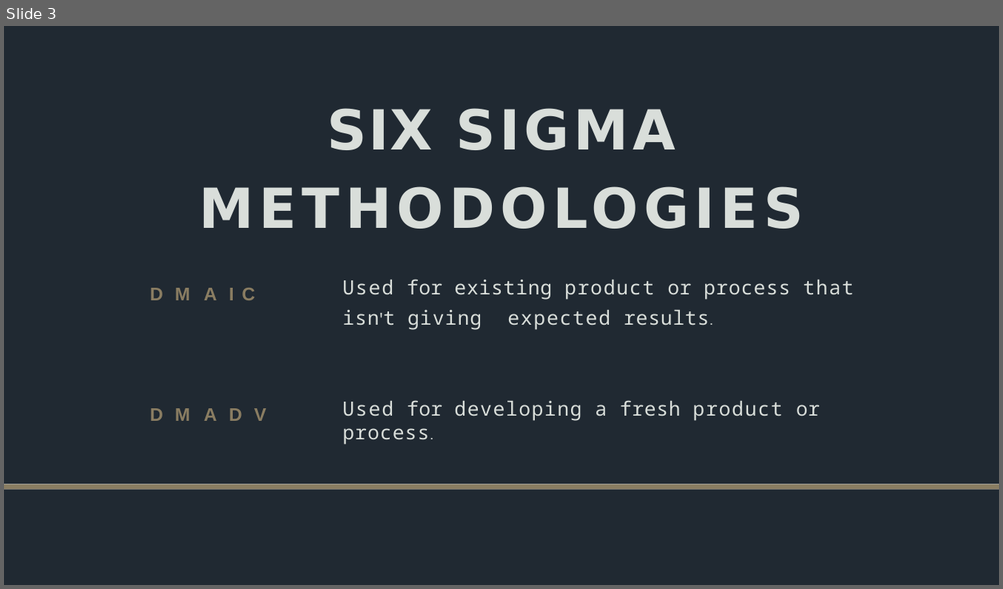
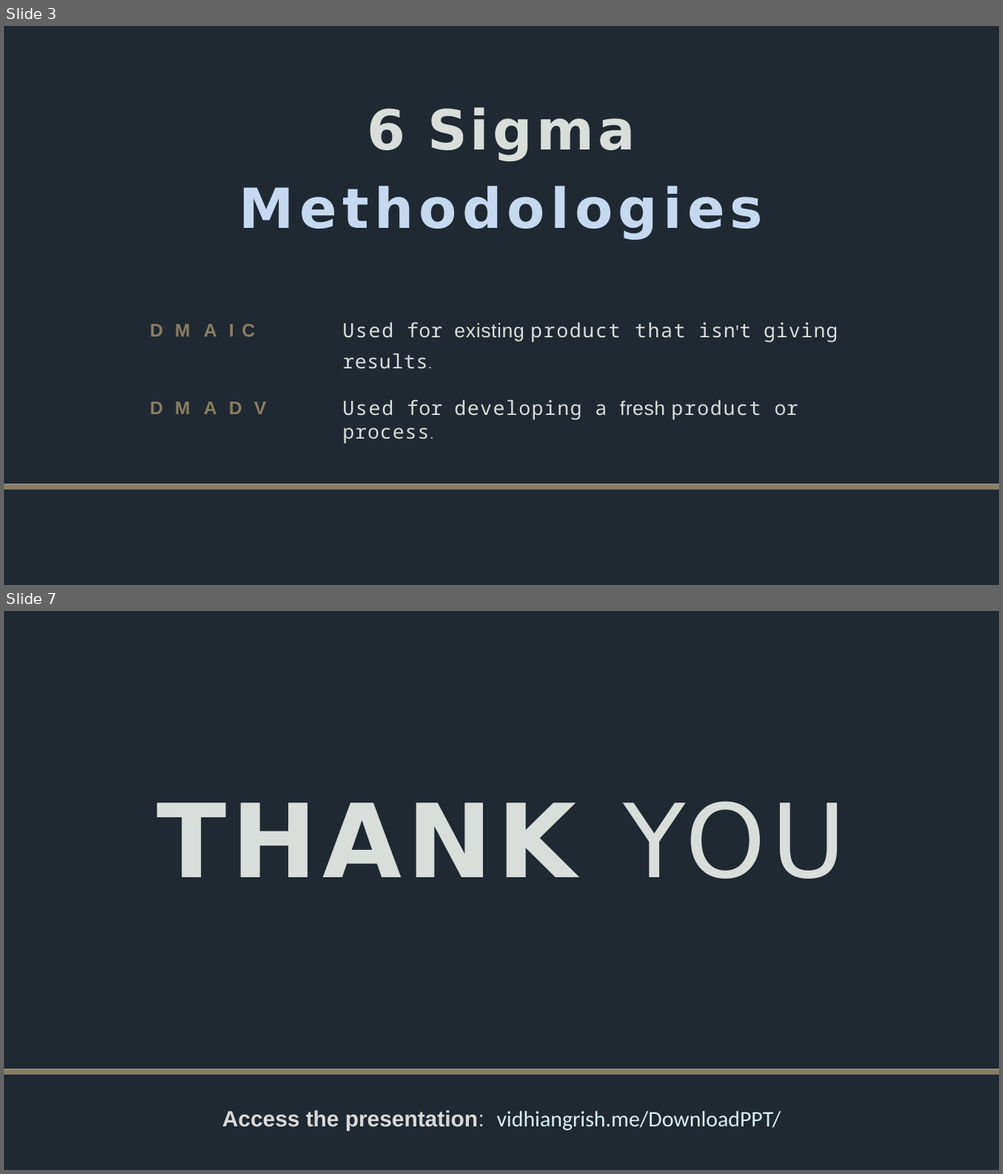
Before and after one commit to vd152/portfolio2, a slide deck: assets/img/IM.pptx. Shown one above the other, each under a label of ours: slide 3 before the commit, slides 3 and 7 after it; the slides between them are not shown. The pictures are 1003x589 and 1003x1174 pixels, drawn with LibreOffice and Linux fonts; fonts in the diff are those of the drawing. Boxes give left, top, right and bottom in pixels: in the first picture for what was removed or moved away, otherwise in the second. Text is boxed around its words. In the diff, an @@ line names an element or a change of style, - is before the commit and + after.

```diff
--- a/assets/img/IM.pptx
+++ b/assets/img/IM.pptx
@@ slide 7 added at (x1=4, y1=611, x2=999, y2=1170), background #FFFFFF; not listed: 2 template elements that a slide beside it also shows @@
@@ title added at (x1=156, y1=801, x2=846, y2=879), 148 pt, text #D9DEDA, bold @@
+THANK YOU
@@ freeform shape added at (x1=4, y1=1070, x2=999, y2=1074), fill #8A7D62 @@
@@ text added at (x1=222, y1=1111, x2=781, y2=1130), 32 pt, text #DBEEF4 @@
+Access the presentation: vidhiangrish.me/DownloadPPT/
@@ slide 3 changed as well @@
@@ title at (x1=239, y1=107, x2=763, y2=240): text changed; text colour #D9DEDA to #C6D9F1 @@
-SIX SIGMA
-METHODOLOGIES
+6 Sigma
+Methodologies
@@ text "D M A I C" moved from (x1=150, y1=288, x2=255, y2=301) to (x1=150, y1=324, x2=255, y2=337) @@
@@ text at (x1=342, y1=322, x2=837, y2=369): text changed @@
-Used for existing product or process that isn't giving expected results.
+Used for existing product that isn't giving results.
@@ text "D M A D V" moved from (x1=150, y1=409, x2=266, y2=421) to (x1=150, y1=402, x2=266, y2=414) @@
@@ text "Used for developing a fresh ..." at (x1=342, y1=400, x2=798, y2=444): font Noto Sans Mono to Arial in "fresh" @@
```
Also in this commit, not shown: 5 other slides changed, 1 slide removed.
